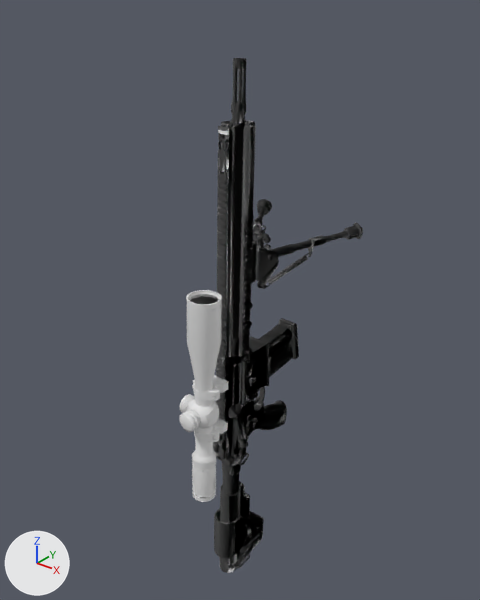
Renders of the glTF model models/characters/weapons/HK-G28.glb from each side of a commit.
Both versions are drawn from a 50 mm lens placed at (8.74, -11.45, 9.66), pointed at (-0.64, 0.28, 2.39). The axes (+X, +Y, +Z) are drawn at lower left. The lights are the same throughout. The picture after the commit comes second. Materials are left out; every surface is plain grey. Where no turn or scale is listed for an object, it has been applied to the vertices.
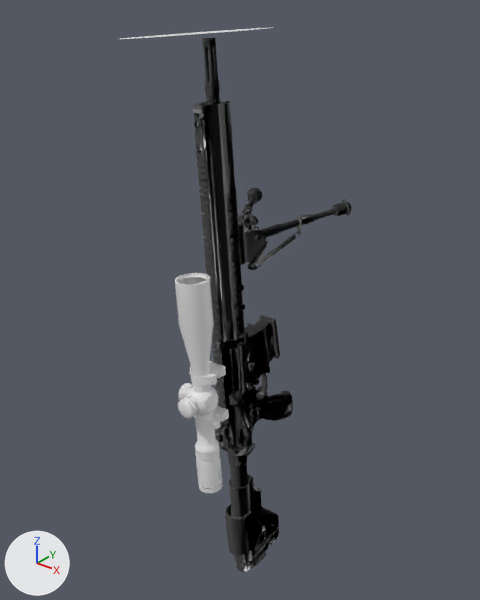
ob_weapon is not drawn itself; it is the parent of ob_objectholder_righthand.
ob_objectholder_righthand is not drawn itself; it is the parent of ob_hk_g28glb_1_1_1_2.

The edits, one by one:
Mesh me_mesh_5_1 is new.
It has 34 vertices, 32 faces and spans x -1.59..1.59, y -1.6..1.6, z -0.14..0.14.
In object 'weapon' (ob_weapon), parent is now set to ob_hk_g28_glb.
Object 'weapon' (ob_weapon) moves from (0.0, 0.0, 0.0) to (0.0, 0.0, 0.381).
Object 'weapon' (ob_weapon) turns from (0, 3, 0) to (0, -5, 0) degrees about x, y and z.
Object 'ObjectHolder_RightHand' (ob_objectholder_righthand) turns from (24, 10, 179) to (24, 8.1, 178) degrees about x, y and z.
Object 'Mesh_2_1' (ob_mesh_2_1) is deleted.
Object 'Mesh_2_3' (ob_mesh_2_3) moves from (0.0, 0.0, 0.0) to (-0.00812, 0.355, 0.00971).
Object 'Mesh_2_3' (ob_mesh_2_3) is rescaled from (1.0, 1.0, 1.0) to (1.0, 0.6, 1.0).
Object 'HK-G28.glb' (ob_hk_g28_glb) is new.
Its location is (0.0, 0.0, 0.0).
Object 'muzzleFlash' (ob_muzzleflash) is new; it shows me_mesh_5_1.
Its location is (-1.12, -0.58, 8.63).

Location of each change, (x1, y1, x2, y2) in pixels of the pictures (480 x 600 px):
'Mesh_2', moved, turned: before (213, 58, 287, 573); after (193, 38, 293, 572)
'Mesh_2_6', moved, turned: before (179, 290, 228, 502); after (175, 273, 229, 493)
'Mesh_2_2', moved, turned: before (251, 199, 363, 289); after (238, 188, 351, 270)
'Mesh_2_3', moved, turned, rescaled: before (259, 318, 299, 377); after (255, 315, 280, 362)
'Mesh_2_4', moved, turned: before (233, 363, 240, 405); after (231, 348, 239, 392)
'muzzleFlash', added: after (122, 27, 273, 39)
'Mesh_2_1', deleted: before (190, 297, 218, 304)
